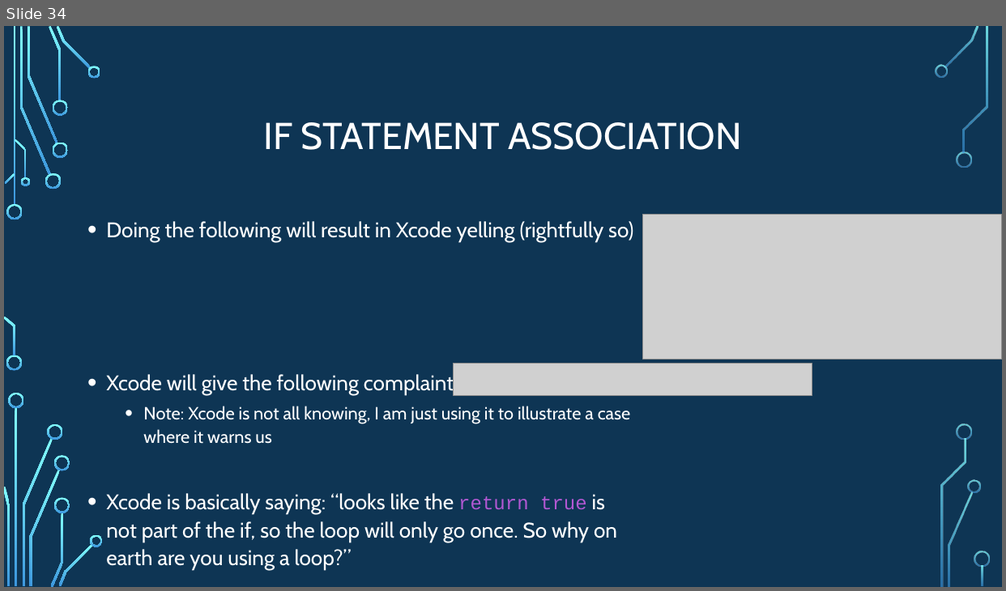
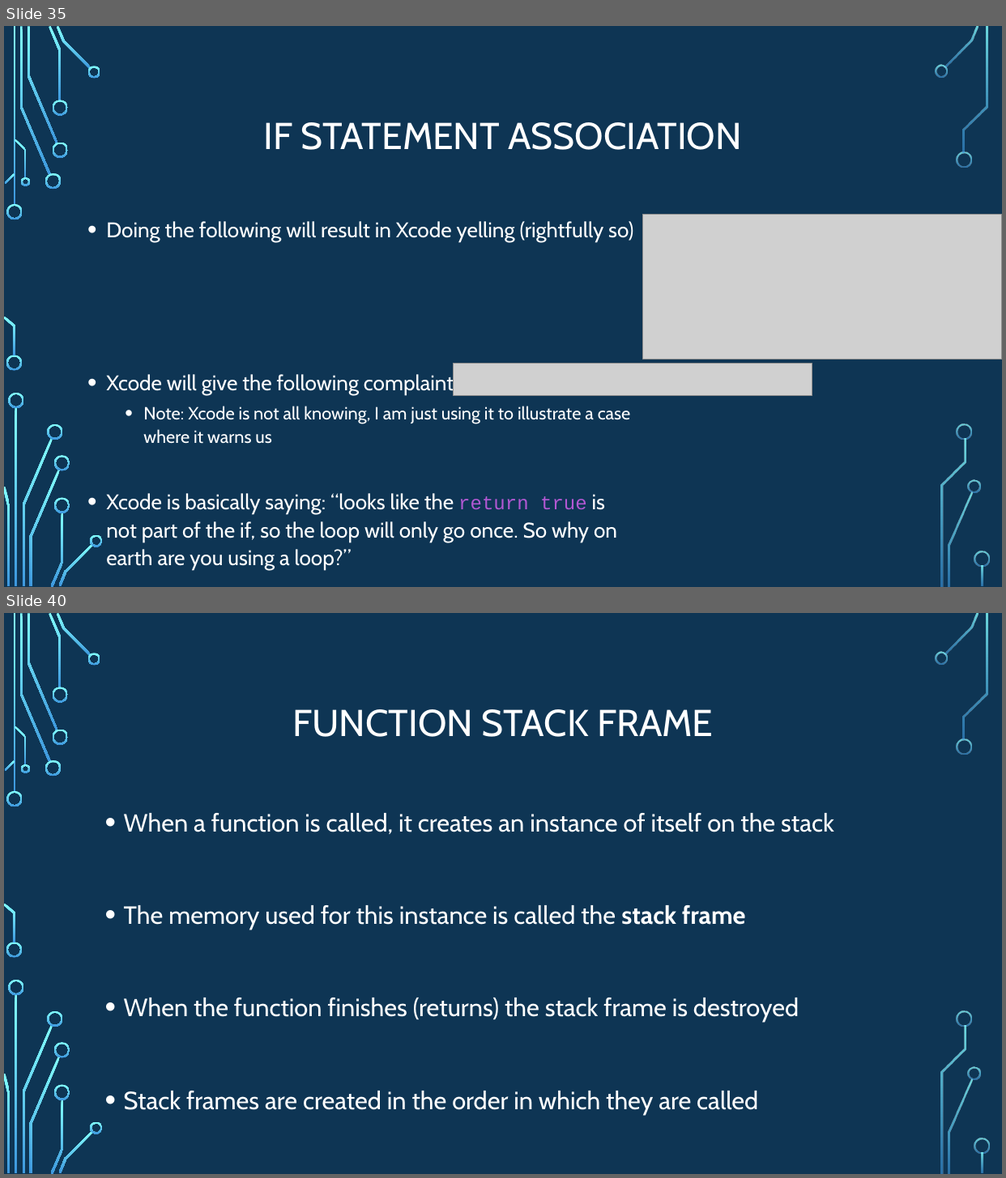
Before and after one commit to psypdt/ZIS_C-_Summer_Course_2019, a slide deck: Day_4/Day_4.pptx. Shown one above the other, each under a label of ours: slide 34 before the commit, slides 35 and 40 after it; the slides between them are not shown. The pictures are 1006x591 and 1006x1178 pixels, drawn with LibreOffice and Linux fonts; fonts in the diff are those of the drawing; grey boxes stand for pictures; background and template pictures are left out. Boxes give left, top, right and bottom in pixels: in the first picture for what was removed or moved away, otherwise in the second. Text is boxed around its words. In the diff, an @@ line names an element or a change of style, - is before the commit and + after.

```diff
--- a/Day_4/Day_4.pptx
+++ b/Day_4/Day_4.pptx
@@ slide 40 added at (4,613,1002,1174), background picture (left out); not listed: 36 template elements that a slide beside it also shows @@
@@ title added at (292,709,713,737), 36 pt, text #FFFFFF @@
+FUNCTION STACK FRAME
@@ text added at (124,813,834,1115), 24 pt, text #FFFFFF @@
+• When a function is called, it creates an instance of itself on the stack
+• The memory used for this instance is called the stack frame
+• When the function finishes (returns) the stack frame is destroyed
+• Stack frames are created in the order in which they are called
@@ what was slide 34 is now slide 35 @@
```
Also in this commit, not shown: 1 slide changed, 13 other slides added.
